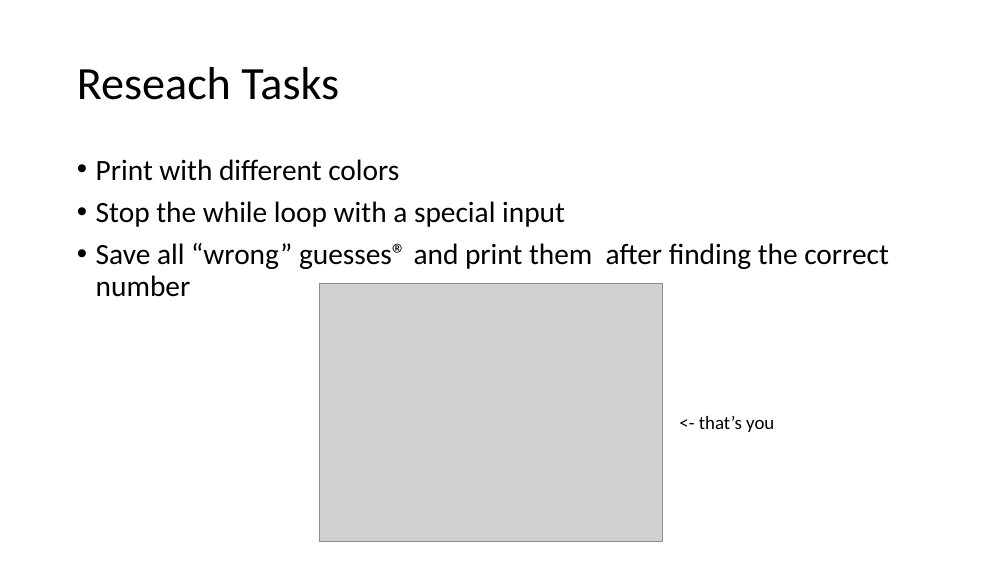
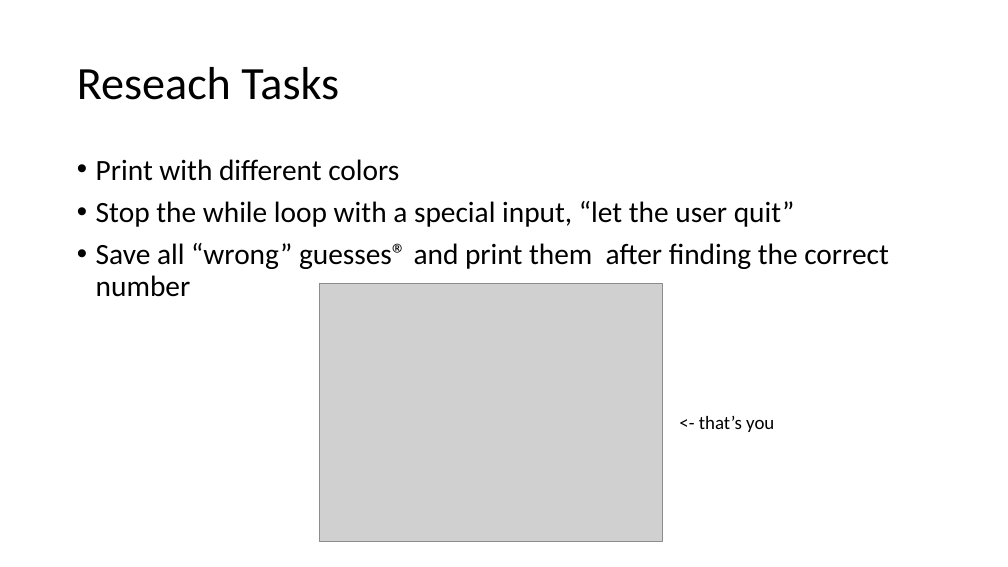
Before and after one commit to Baumwolle25/PartakurchadevOps, a slide deck: slide 12 of first time.pptx. Drawn at 1008x567 pixels with LibreOffice and Linux fonts; fonts in the diff are those of the drawing; grey boxes stand for pictures. Boxes give left, top, right and bottom in pixels: in the first picture for what was removed or moved away, otherwise in the second. Text is boxed around its words. In the diff, an @@ line names an element or a change of style, - is before the commit and + after.

```diff
--- a/first time.pptx
+++ b/first time.pptx
@@ text at (96, 201, 795, 227): text changed @@
-• Stop the while loop with a special input
+• Stop the while loop with a special input, “let the user quit”
```
Also in this commit, not shown: 2 other slides changed, 4 other files.
